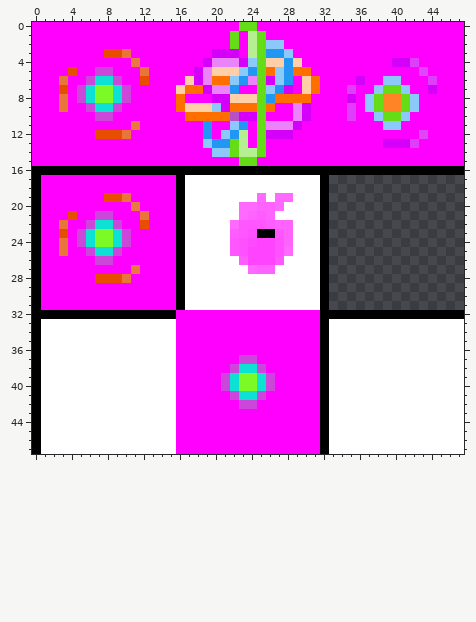
Pixel-art sprite: tha_game_cherno/resources/textures/sheets/projectiles/spell_projectiles.png. Above is the file before it was changed.
The file is 48x48 pixels. Colours within 5 levels of each other are drawn and written as one.
The result:
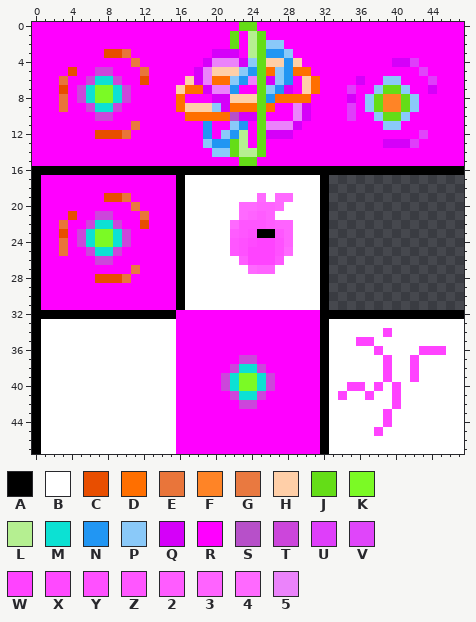
Palette (. is transparent): A #000000  B #ffffff  C #e84e00  D #ff6f00  E #e9753a  F #ff8426  G #e97940  H #ffcfa8  J #64dd17  K #7bfa25  L #b5ef91  M #0ce1d3  N #2196f3  P #8ac9f9  Q #d500f9  R #ff00ff  S #b750c9  T #cc46db  U #df3efa  V #e045fa  W #ff43ff  X #ff49ff  Y #ff50ff  Z #ff56ff  2 #ff5cff  3 #ff63ff  4 #ff69ff  5 #eb83fb
What changed:
y 34: x 39 B -> W
y 35: x 36..37 BB -> WW
y 36: x 38 B -> W; x 43..45 BBB -> WWW
y 37..39: x 39 B -> W; x 42 B -> W
y 40: x 35..36 BB -> WW; x 38 B -> W; x 40 B -> W
y 41: x 34 B -> W; x 37 B -> W; x 40 B -> W
y 42: x 40 B -> W
y 43..44: x 39 B -> W
y 45: x 38 B -> W
